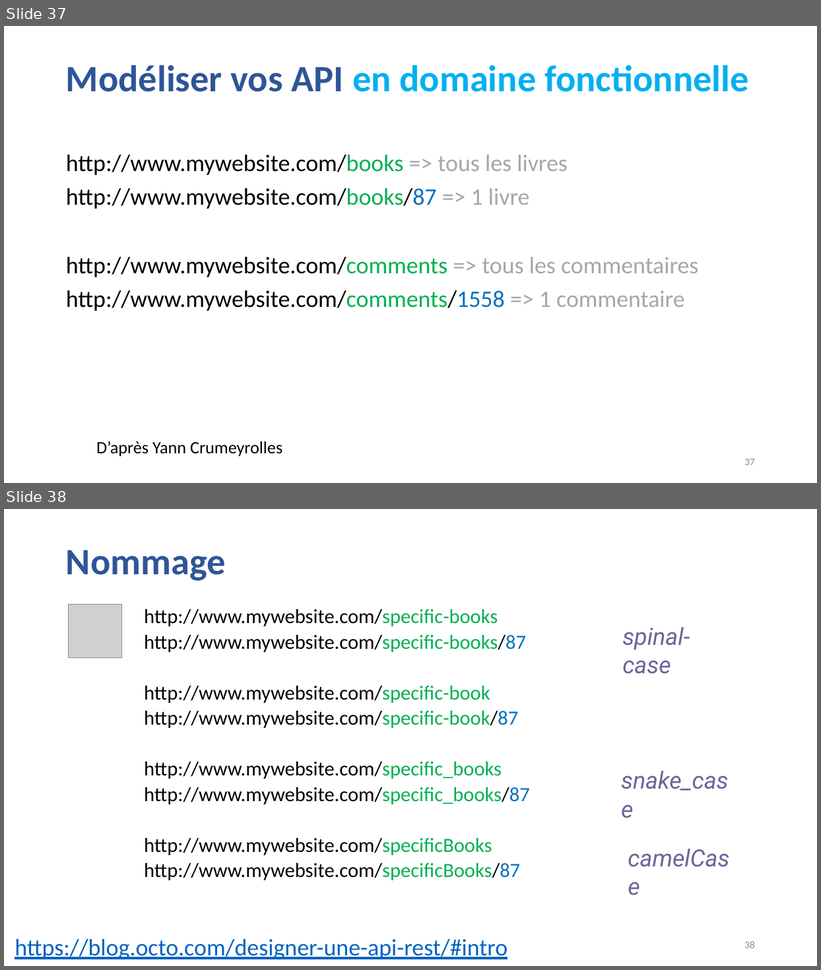
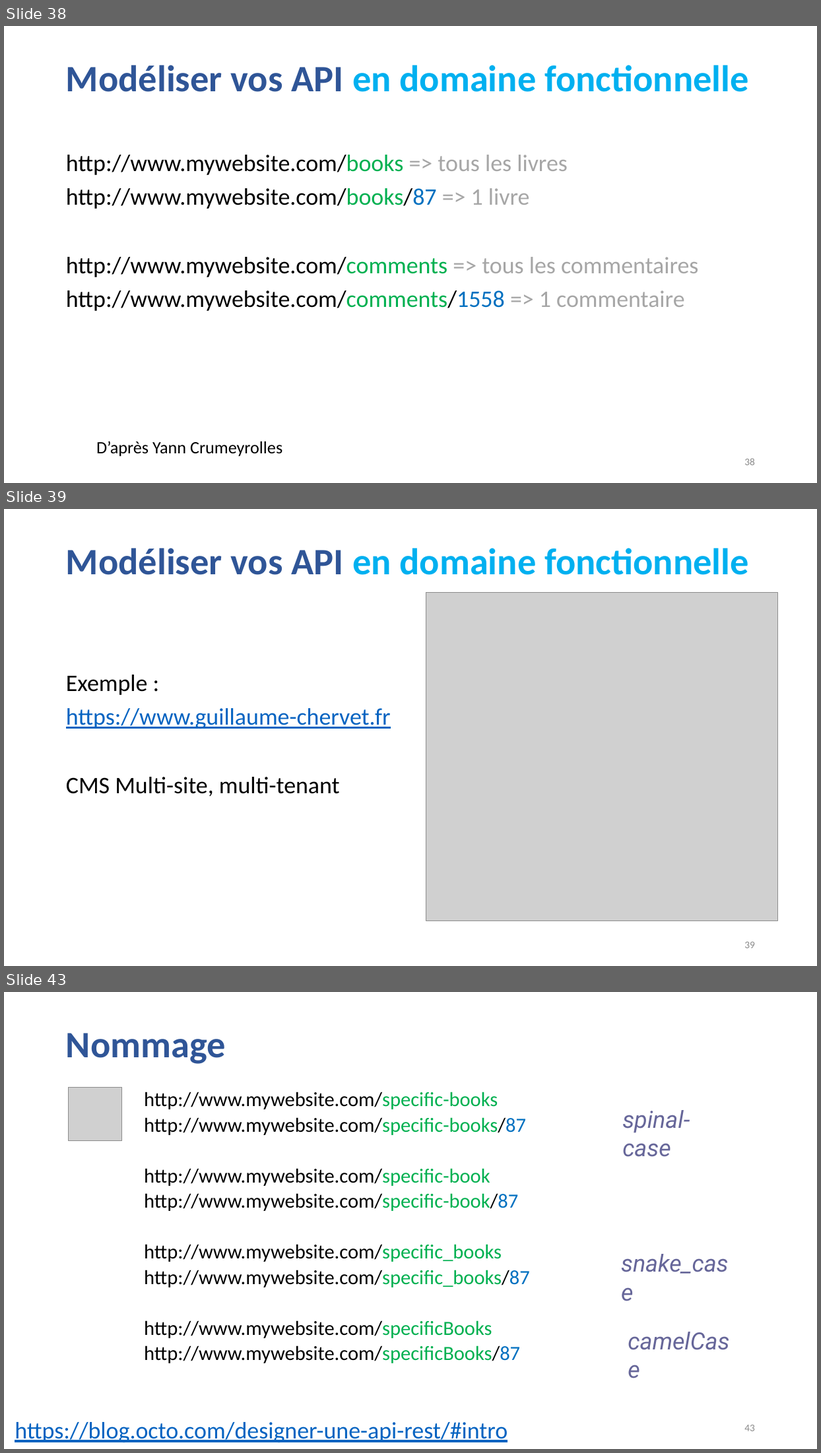
Before and after one commit to guillaumechervet/course.rest, a slide deck: documentations/3 - Web Services partie REST.pptx. Shown one above the other, each under a label of ours: slides 37 and 38 before the commit, slides 38, 39 and 43 after it; the slides between them are not shown. The pictures are 821x970 and 821x1453 pixels, drawn with LibreOffice and Linux fonts; fonts in the diff are those of the drawing; grey boxes stand for pictures. Boxes give left, top, right and bottom in pixels: in the first picture for what was removed or moved away, otherwise in the second. Text is boxed around its words. In the diff, an @@ line names an element or a change of style, - is before the commit and + after.

```diff
--- a/documentations/3 - Web Services partie REST.pptx
+++ b/documentations/3 - Web Services partie REST.pptx
@@ slide 39 added at [4, 509, 817, 966], background #FFFFFF @@
@@ title added at [66, 548, 749, 575], 44 pt, text #00B0F0, bold @@
+Modéliser vos API en domaine fonctionnelle
@@ picture added at [426, 593, 778, 921] @@
@@ text added at [66, 675, 391, 797], 28 pt, text #000000 @@
+Exemple :
+https://www.guillaume-chervet.fr
+CMS Multi-site, multi-tenant
@@ page number added at [745, 942, 755, 949], 12 pt, text #8C8C8C @@
+39
@@ what was slide 37 is now slide 38 @@
@@ page number at [745, 458, 755, 466]: text changed @@
-37
+38
@@ what was slide 38 is now slide 43 @@
@@ page number at [745, 1425, 755, 1432]: text changed @@
-38
+43
```
Also in this commit, not shown: 8 slides changed, 7 other slides added, 2 slides removed.
